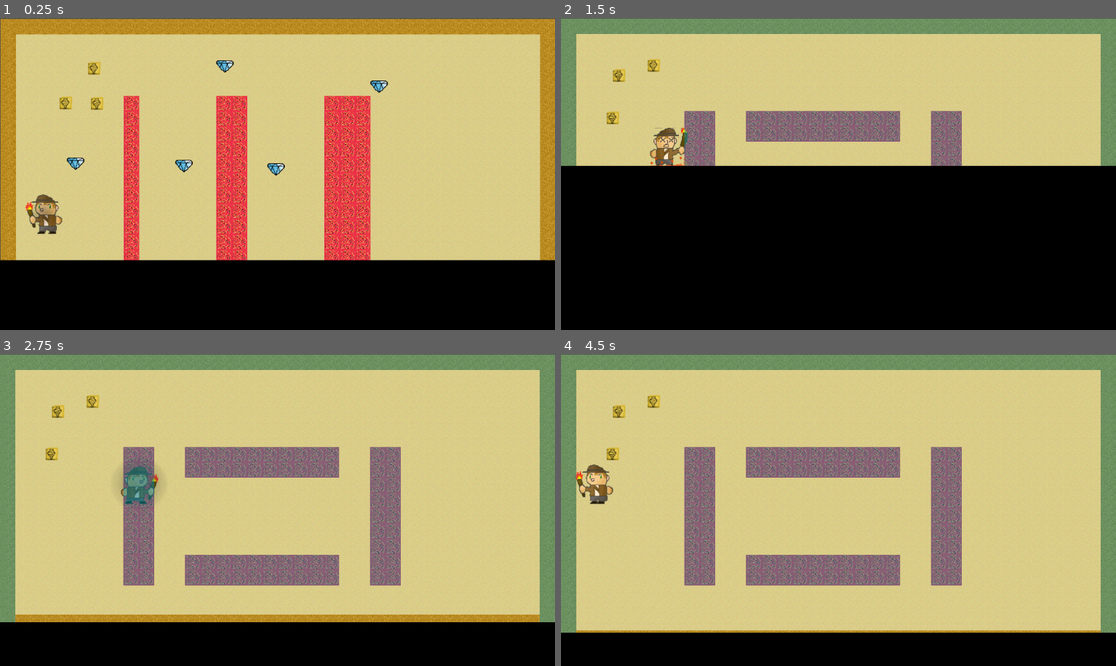
Above: before the commit, frames 1-4 (two rows, left to right).
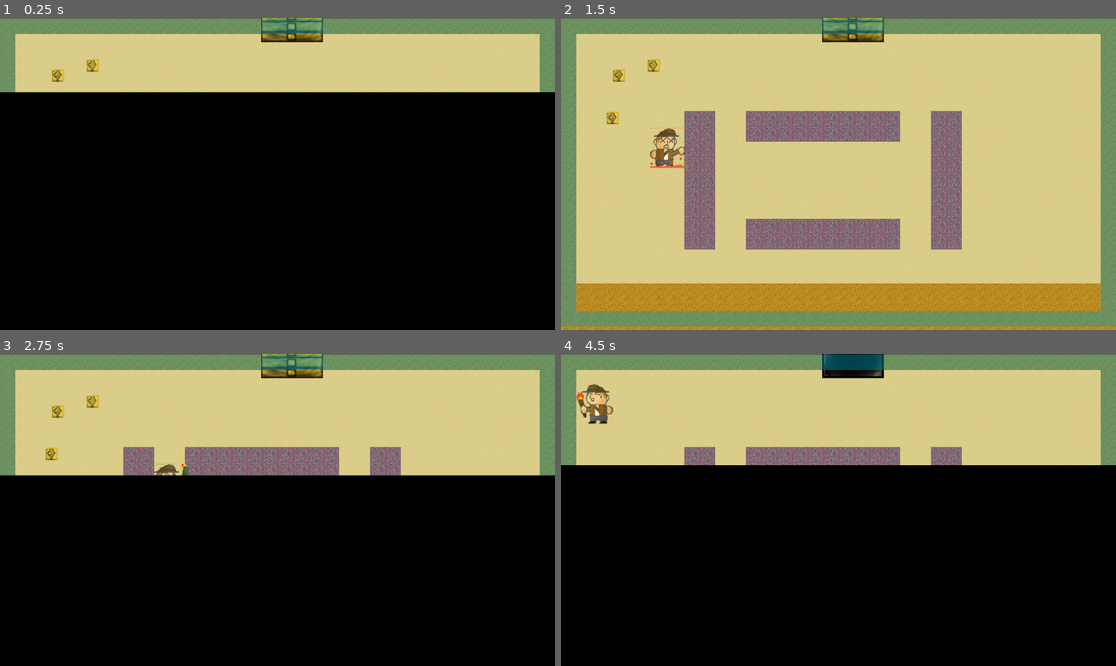
Above: after the commit, the same moments.

Repository: deruitda/LudumDare54
Game: Godot game, scene res://Scenes/prototype_andrew.tscn
Same seed, same stepped clock (60 frames per second), same inputs: the game is played once before the commit and once after it.
Inputs:
- Up to frame 1 (0.25 s): no input
- Up to frame 2 (1.5 s): hold D (right) 0.53-1.28 s; tap Space (dash) at 0.6, 1.35 s; hold Down (down) from 1.28 s (still down)
- Up to frame 3 (2.75 s): release Down (down) at 2.03 s; hold D (right) from 2.03 s (still down); tap Space (dash) at 2.1 s
- Up to frame 4 (4.5 s): release D (right) at 2.78 s; hold W (up) 2.78-3.53 s; tap Space (dash) at 2.85, 3.6, 4.35 s; hold Left (left) from 3.53 s (still down)

The runs differ from the first frame. In frame 1, 61% of the frame differs, in the area x 0-100%, y 0-78%; in frame 2, 54%; in frame 3, 48%; in frame 4, 55%.

Commit message:
door transitions

Diff:
--- a/Scenes/door.tscn
+++ b/Scenes/door.tscn
@@ -2,6 +2,7 @@
 
 [ext_resource type="Script" path="res://Scenes/door.gd" id="1_7rccf"]
 [ext_resource type="Texture2D" uid="uid://bfb0ln2sanlgk" path="res://Assets/door.png" id="1_bgvao"]
+[ext_resource type="AudioStream" uid="uid://b5olcnvn1q5na" path="res://Assets/Sounds/door_open.wav" id="3_d1dly"]
 
 [sub_resource type="RectangleShape2D" id="RectangleShape2D_ybd1i"]
 size = Vector2(64, 39)
@@ -18,7 +19,6 @@
 texture = ExtResource("1_bgvao")
 
 [node name="DoorOpeningAudio" type="AudioStreamPlayer2D" parent="."]
-stream = ExtResource("3_gunki")
-volume_db = -3.0
+stream = ExtResource("3_d1dly")
 
 [connection signal="body_entered" from="." to="." method="_on_body_entered"]
--- a/Scenes/scene_transition.gd
+++ b/Scenes/scene_transition.gd
@@ -1,16 +1,27 @@
 extends CanvasLayer
+var has_started = false
 
 func change_scene(scene: String) -> void:
-	close_door()
-	await $AnimationPlayer.animation_finished
-	get_tree().change_scene_to_file(scene)
-	open_door()
+	if has_started == false:
+		has_started = true
+		get_tree().change_scene_to_file(scene)
+		open_door()
+	else:
+		close_door()
+		await $AnimationPlayer.animation_finished
+		get_tree().change_scene_to_file(scene)
+		$DoorClosedTimer.start()
+
 
 func close_door():
 	$AnimationPlayer.play('CLOSE')
 	$CloseDoorAudio.play()
-	$DoorClosedTimer.start()
 
 func open_door():
 	$AnimationPlayer.play_backwards('CLOSE')
 	$OpenDoorAudio.play()
+
+
+func _on_door_closed_timer_timeout():
+	$DoorClosedTimer.stop()
+	open_door()
--- a/Scenes/scene_transition.tscn
+++ b/Scenes/scene_transition.tscn
@@ -65,5 +65,8 @@
 stream = ExtResource("2_ha03x")
 
 [node name="OpenDoorAudio" type="AudioStreamPlayer2D" parent="."]
+stream = ExtResource("2_ha03x")
 
 [node name="DoorClosedTimer" type="Timer" parent="."]
+
+[connection signal="timeout" from="DoorClosedTimer" to="." method="_on_door_closed_timer_timeout"]
Not shown: 1 places in Scenes/player.tscn that only renumber resources
